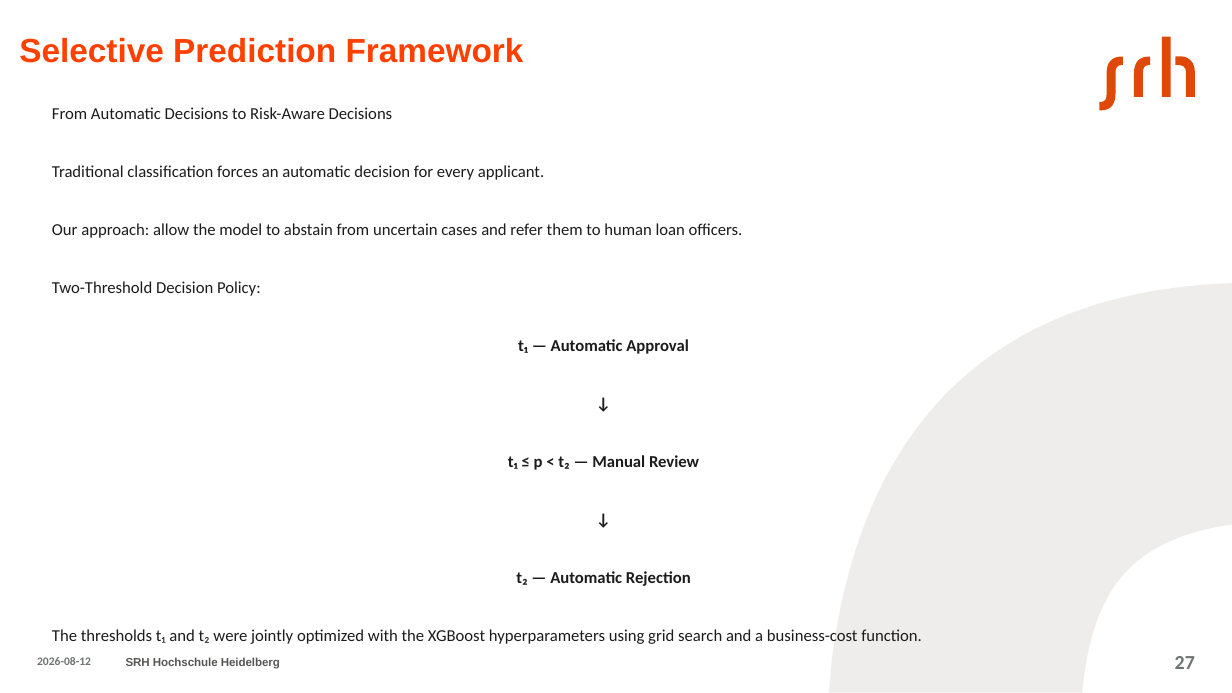
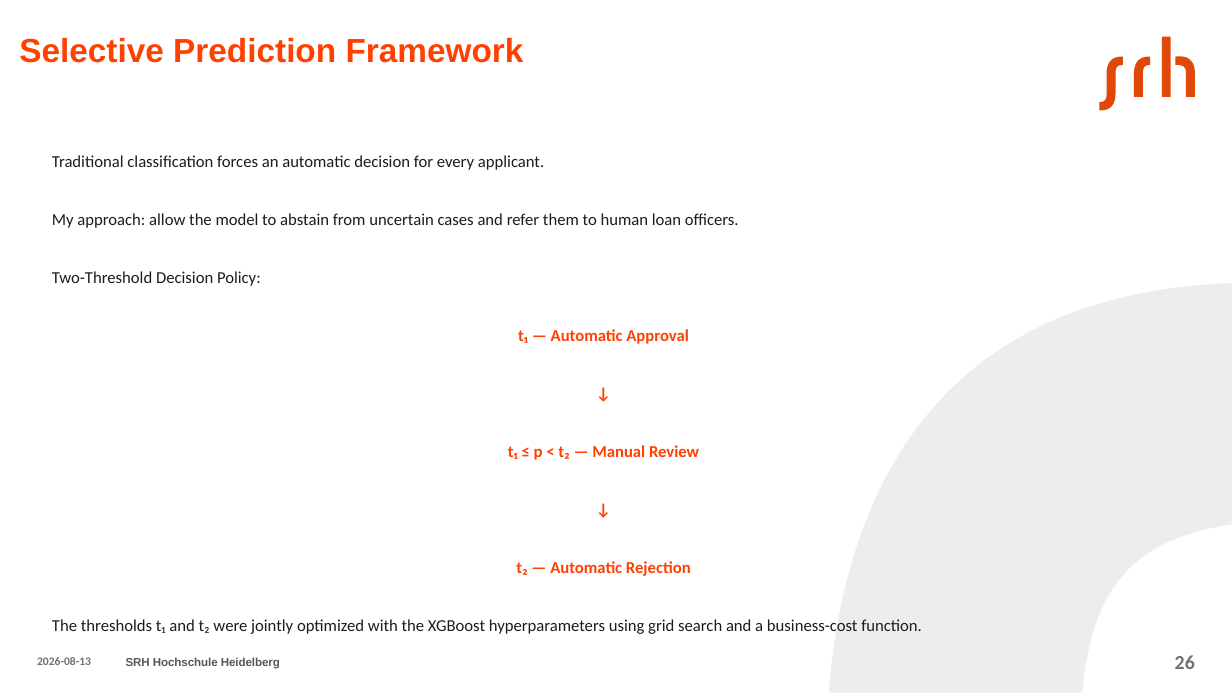
Before and after one commit to aminfeli/Thesis, a slide deck: slide 26 of presentation-.pptx (slide 27 before the commit). Drawn at 1232x693 pixels with LibreOffice and Linux fonts; fonts in the diff are those of the drawing. Boxes give left, top, right and bottom in pixels: in the first picture for what was removed or moved away, otherwise in the second. Text is boxed around its words. In the diff, an @@ line names an element or a change of style, - is before the commit and + after.

```diff
--- a/presentation-.pptx
+++ b/presentation-.pptx
@@ text at (52,107,393,119): paragraph removed @@
-From Automatic Decisions to Risk-Aware Decisions
@@ text at (52,213,739,228): text changed @@
-Our approach: allow the model to abstain from uncertain cases and refer them to human loan officers.
+My approach: allow the model to abstain from uncertain cases and refer them to human loan officers.
@@ text at (508,329,699,576): text colour #1C1C1C to #FF4000 in "t₁ — Automatic Approval", "↓", "t₁ ≤ p < t₂ — Manual ...", "↓" and 1 more places @@
@@ page number at (1175,655,1195,669): text changed @@
-27
+26
```
Also in this commit, not shown: 30 other slides changed, 1 slide added, 3 slides removed, 3 other files.
